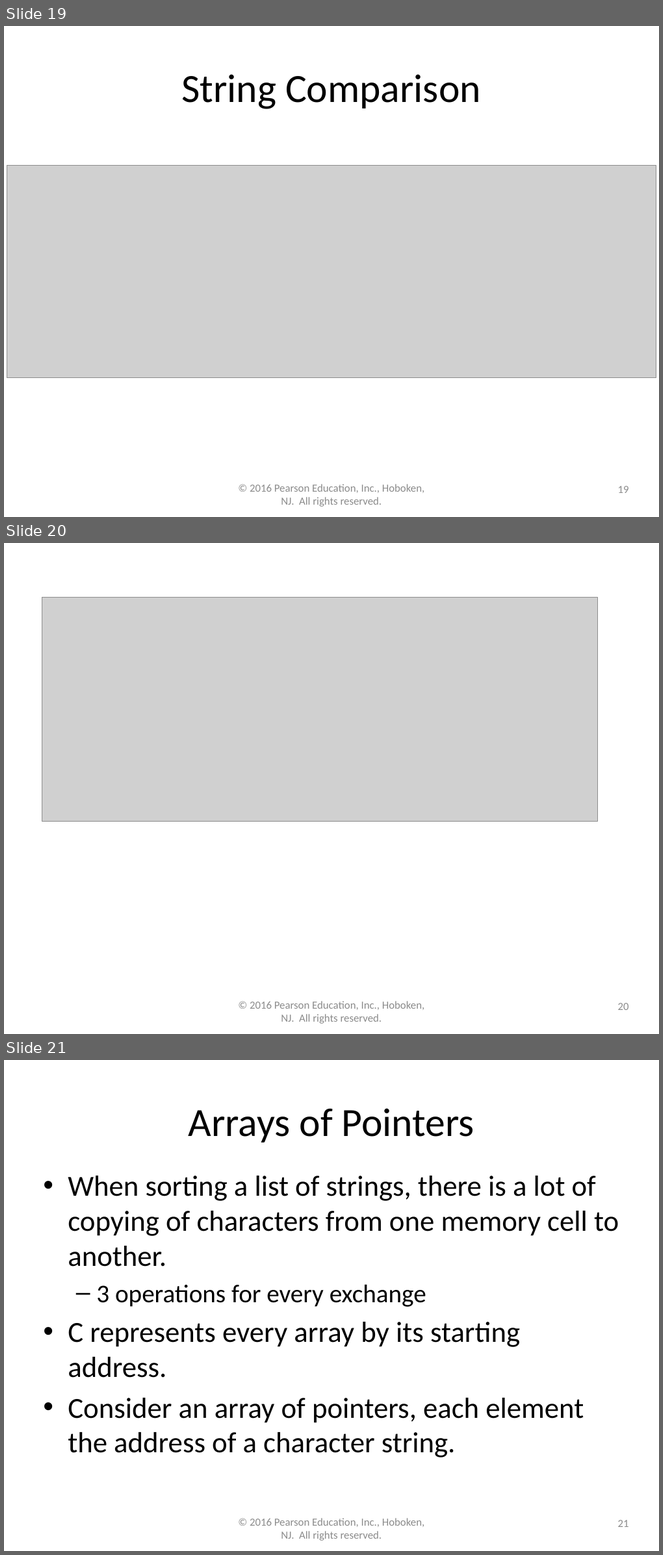
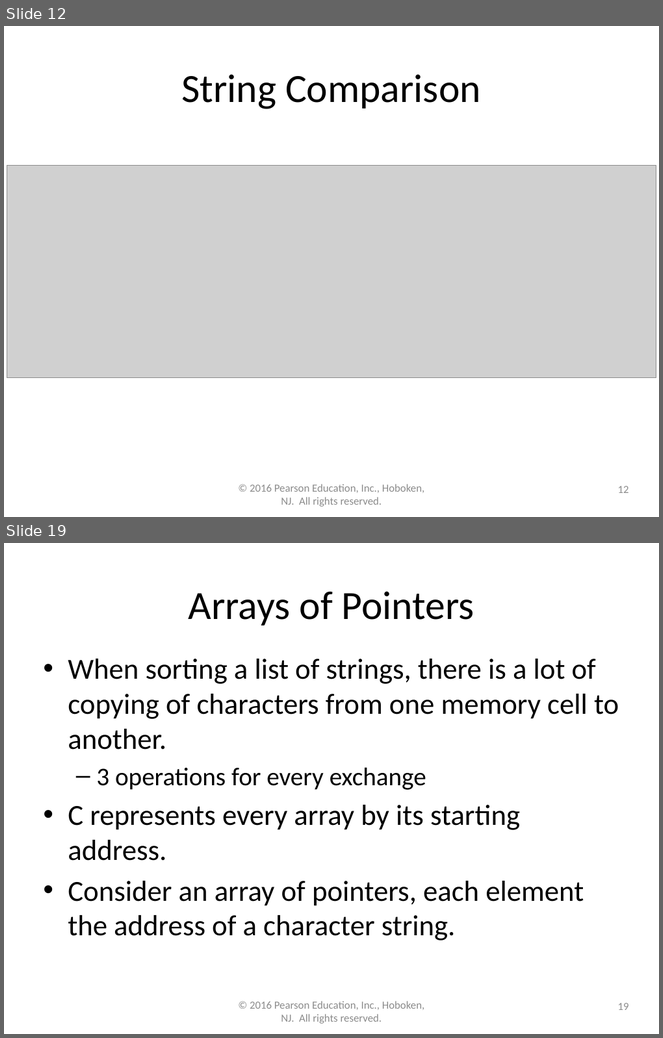
Before and after one commit to lgw2/lgw2.github.io, a slide deck: _teaching/csci112-fall-2023/lectures/ppts/Chapter8.pptx. Shown one above the other, each under a label of ours: slides 19, 20 and 21 before the commit, slides 12 and 19 after it; the slides between them are not shown. The pictures are 663x1555 and 663x1038 pixels, drawn with LibreOffice and Linux fonts; fonts in the diff are those of the drawing; grey boxes stand for pictures. Boxes give left, top, right and bottom in pixels: in the first picture for what was removed or moved away, otherwise in the second. Text is boxed around its words. In the diff, an @@ line names an element or a change of style, - is before the commit and + after.

```diff
--- a/_teaching/csci112-fall-2023/lectures/ppts/Chapter8.pptx
+++ b/_teaching/csci112-fall-2023/lectures/ppts/Chapter8.pptx
@@ slide 20 removed at [4, 543, 659, 1034], background #FFFFFF @@
@@ picture removed at [42, 598, 597, 821] @@
@@ text removed at [250, 1001, 425, 1024] @@
-© 2016 Pearson Education, Inc., Hoboken, NJ. All rights reserved.
@@ page number removed at [618, 1003, 629, 1010] @@
-20
@@ what was slide 19 is now slide 12 @@
@@ page number at [618, 486, 629, 493]: text changed @@
-19
+12
@@ what was slide 21 is now slide 19 @@
@@ page number at [618, 1003, 629, 1010]: text changed @@
-21
+19
```
Also in this commit, not shown: 1 slide changed, 1 other slide removed, 2 other files.
